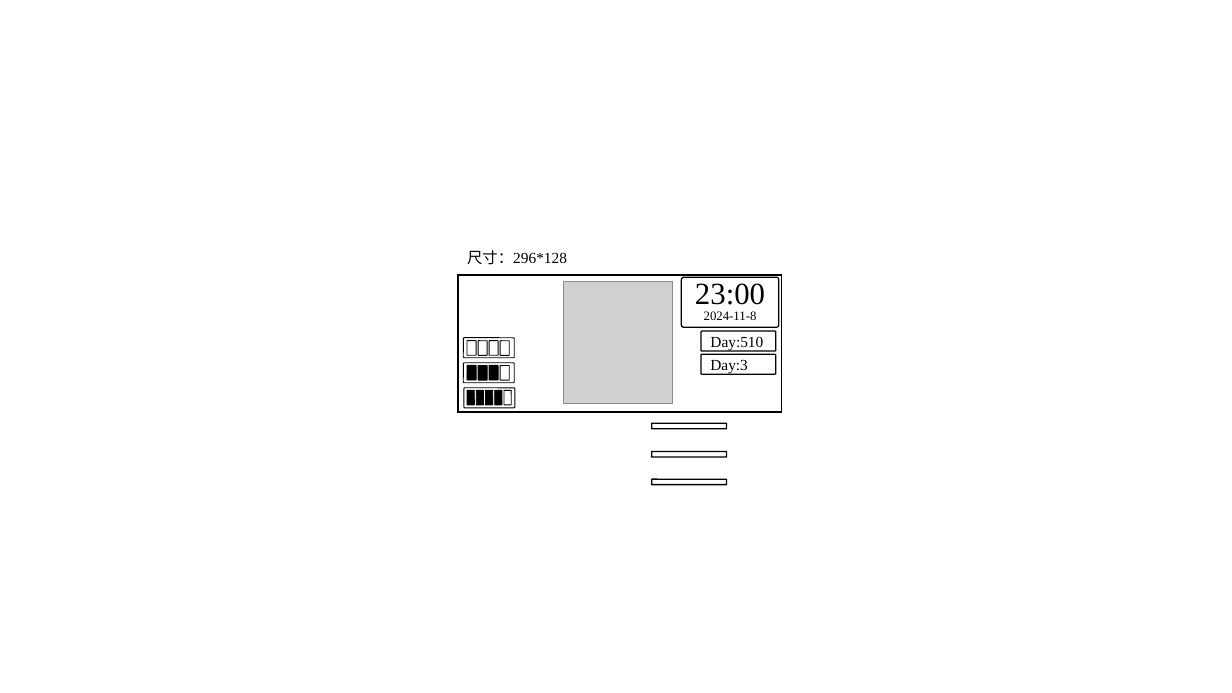
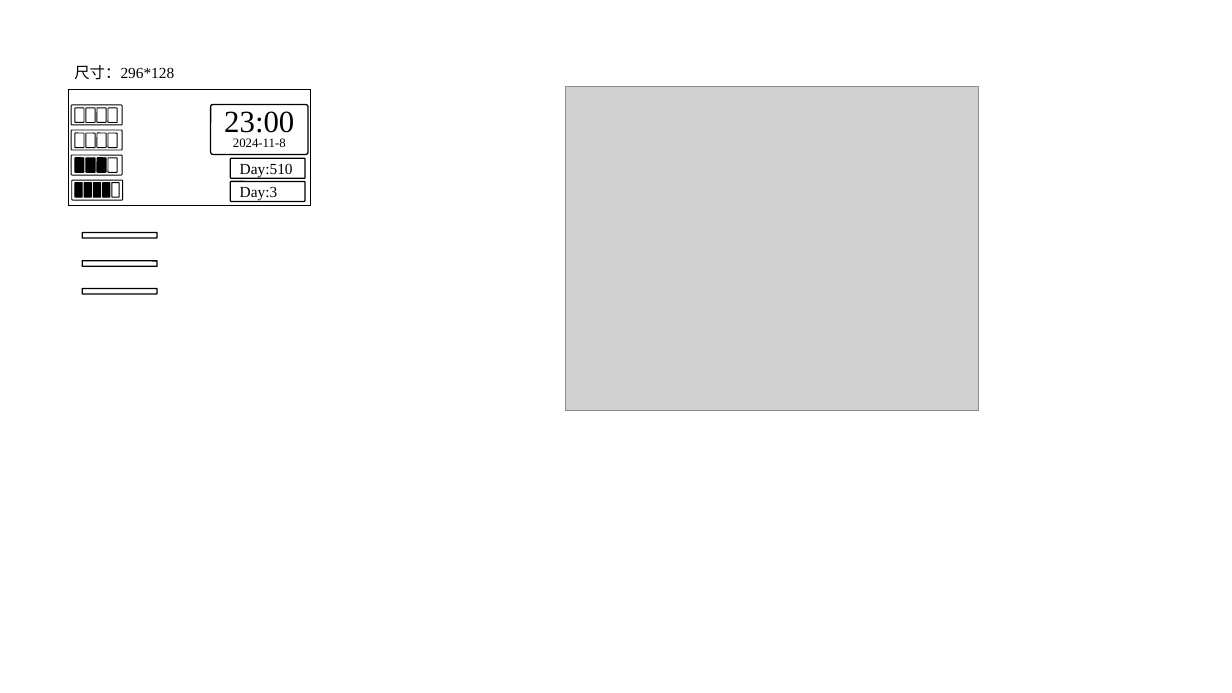
Before and after one commit to Juno-cyber/Xiaotian_Epaper, a slide deck: slide 1 of 7.img/绘图文件/draw.pptx. Drawn at 1232x693 pixels with LibreOffice and Linux fonts; fonts in the diff are those of the drawing; grey boxes stand for pictures; background and template pictures are left out. Boxes give left, top, right and bottom in pixels: in the first picture for what was removed or moved away, otherwise in the second. Text is boxed around its words. In the diff, an @@ line names an element or a change of style, - is before the commit and + after.

```diff
--- a/7.img/绘图文件/draw.pptx
+++ b/7.img/绘图文件/draw.pptx
@@ text "尺寸：296*128": place and size @@
-text "尺寸：296*128" at [467,250,567,265]
+text "尺寸：296*128" at [74,65,174,80]
@@ picture added at [566,86,979,410] @@
@@ rectangle: place and size @@
-rectangle at [458,275,782,412]
+rectangle at [68,90,311,206]
@@ rounded rectangle added at [71,105,122,126], outline #000000 0.75 pt @@
@@ rounded rectangle added at [75,108,84,123], outline #000000 0.75 pt @@
@@ rounded rectangle added at [86,108,95,123], outline #000000 0.75 pt @@
@@ rounded rectangle added at [97,108,106,123], outline #000000 0.75 pt @@
@@ rounded rectangle added at [108,108,117,123], outline #000000 0.75 pt @@
@@ 11 rounded rectangles: place and size @@
-11 rounded rectangles at [463,338,515,409]
+11 rounded rectangles at [71,130,123,201]
@@ 5 rounded rectangles: place and size @@
-5 rounded rectangles at [467,390,511,405]
+5 rounded rectangles at [75,183,119,198]
@@ 3 rounded rectangles: place and size @@
-3 rounded rectangles at [681,277,778,374]
+3 rounded rectangles at [211,104,308,201]
@@ 3 rounded rectangles: place and size @@
-3 rounded rectangles at [652,423,726,485]
+3 rounded rectangles at [82,233,157,294]
@@ picture removed at [564,281,673,404] @@
```
Also in this commit, not shown: 1 other file.
